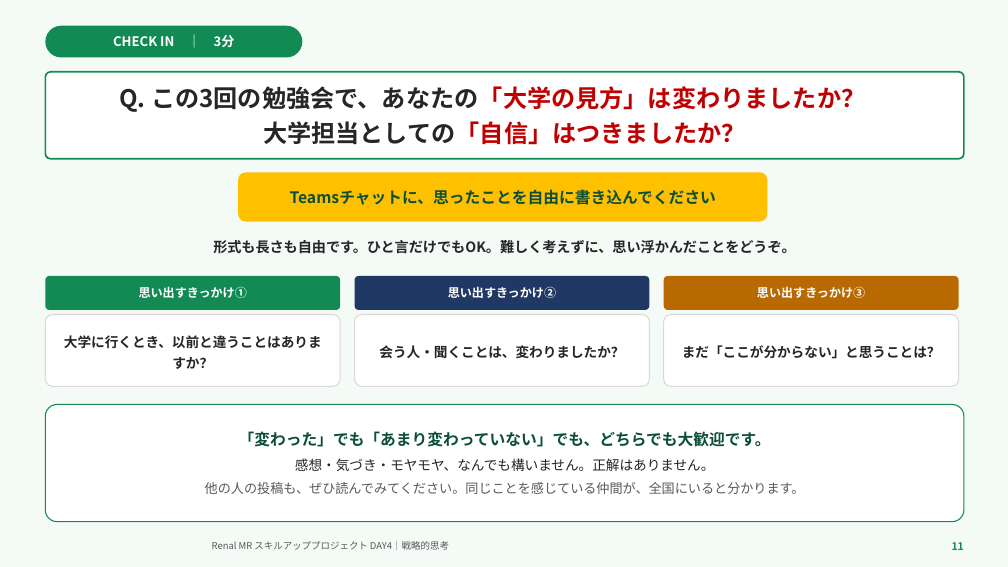
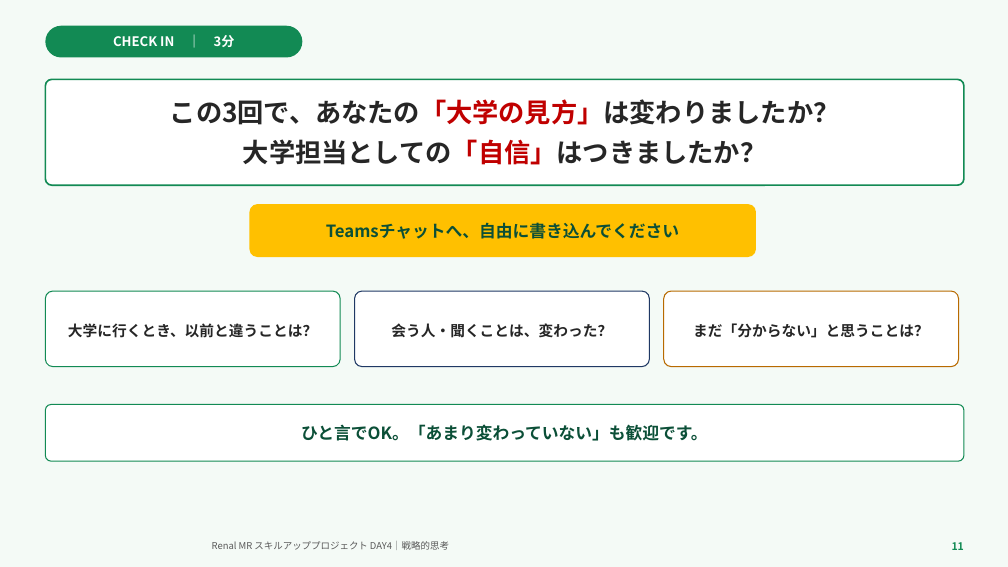
Before and after one commit to TAKUYA-1187/Claude, a slide deck: slide 11 of novartis_training/DAY4_ちょっと分かるだけで世界が変わる.pptx. Drawn at 1008x567 pixels with LibreOffice and Linux fonts; fonts in the diff are those of the drawing; background and template pictures are left out. Boxes give left, top, right and bottom in pixels: in the first picture for what was removed or moved away, otherwise in the second. Text is boxed around its words. In the diff, an @@ line names an element or a change of style, - is before the commit and + after.

```diff
--- a/novartis_training/DAY4_ちょっと分かるだけで世界が変わる.pptx
+++ b/novartis_training/DAY4_ちょっと分かるだけで世界が変わる.pptx
@@ rounded rectangle "この3回で、あなたの「大学の見方」は変わりましたか？": place and size @@
-rounded rectangle "この3回で、あなたの「大学の見方」は変わりましたか？" at (45, 72, 964, 159)
+rounded rectangle "この3回で、あなたの「大学の見方」は変わりましたか？" at (45, 79, 964, 185)
@@ text in rounded rectangle at (170, 99, 840, 125): text changed; size 23 to 25 pt @@
-Q. この3回の勉強会で、あなたの「大学の見方」は変わりましたか？
+この3回で、あなたの「大学の見方」は変わりましたか？
@@ text in rounded rectangle at (243, 139, 766, 165): size 23 to 25 pt, text colour #C00000 to #262626 in "大学担当としての「自信」はつきましたか？" @@
@@ rounded rectangle "Teamsチャットへ、自由に書き込んでください": place and size @@
-rounded rectangle "Teamsチャットへ、自由に書き込んでください" at (238, 172, 768, 222)
+rounded rectangle "Teamsチャットへ、自由に書き込んでください" at (250, 204, 756, 257)
@@ text in rounded rectangle at (326, 222, 679, 239): text changed; size 15 to 16 pt @@
-Teamsチャットに、思ったことを自由に書き込んでください
+Teamsチャットへ、自由に書き込んでください
@@ text removed at (213, 240, 796, 254) @@
-形式も長さも自由です。ひと言だけでもOK。難しく考えずに、思い浮かんだことをどうぞ。
@@ rounded rectangle "大学に行くとき、以前と違うことは？": place and size @@
-rounded rectangle "大学に行くとき、以前と違うことは？" at (45, 315, 340, 386)
+rounded rectangle "大学に行くとき、以前と違うことは？" at (45, 291, 340, 367)
@@ rounded rectangle "大学に行くとき、以前と違うことは？" at (45, 291, 340, 367): outline #D9D9D9 1 pt to #128A54 1 pt @@
@@ rounded rectangle removed at (45, 276, 340, 310) @@
-思い出すきっかけ①
@@ rounded rectangle "会う人・聞くことは、変わった？": place and size @@
-rounded rectangle "会う人・聞くことは、変わった？" at (355, 315, 650, 386)
+rounded rectangle "会う人・聞くことは、変わった？" at (355, 291, 650, 367)
@@ rounded rectangle "会う人・聞くことは、変わった？" at (355, 291, 650, 367): outline #D9D9D9 1 pt to #1F3864 1 pt @@
@@ rounded rectangle removed at (355, 276, 650, 310) @@
-思い出すきっかけ②
@@ rounded rectangle "まだ「分からない」と思うことは？": place and size @@
-rounded rectangle "まだ「分からない」と思うことは？" at (664, 315, 959, 386)
+rounded rectangle "まだ「分からない」と思うことは？" at (664, 291, 959, 367)
@@ rounded rectangle "まだ「分からない」と思うことは？" at (664, 291, 959, 367): outline #D9D9D9 1 pt to #B86A00 1 pt @@
@@ rounded rectangle removed at (664, 276, 959, 310) @@
-思い出すきっかけ③
@@ text in rounded rectangle at (68, 323, 317, 338): text changed; size 13 to 14 pt @@
-大学に行くとき、以前と違うことはありますか？
+大学に行くとき、以前と違うことは？
@@ text in rounded rectangle at (391, 323, 612, 338): text changed; size 13 to 14 pt @@
-会う人・聞くことは、変わりましたか？
+会う人・聞くことは、変わった？
@@ text in rounded rectangle at (693, 323, 929, 338): text changed; size 13 to 14 pt @@
-まだ「ここが分からない」と思うことは？
+まだ「分からない」と思うことは？
@@ rounded rectangle "ひと言でOK。「あまり変わっていない」も歓迎です。": place and size @@
-rounded rectangle "ひと言でOK。「あまり変わっていない」も歓迎です。" at (45, 405, 964, 522)
+rounded rectangle "ひと言でOK。「あまり変わっていない」も歓迎です。" at (45, 405, 964, 461)
@@ text in rounded rectangle at (301, 424, 707, 441): text changed; size 12.5 to 16 pt; text colour #595959 to #0B4F37; bold on @@
-「変わった」でも「あまり変わっていない」でも、どちらでも大歓迎です。
-感想・気づき・モヤモヤ、なんでも構いません。正解はありません。
-他の人の投稿も、ぜひ読んでみてください。同じことを感じている仲間が、全国にいると分かります。
+ひと言でOK。「あまり変わっていない」も歓迎です。
```
Also in this commit, not shown: 25 other slides changed, 1 other file.
